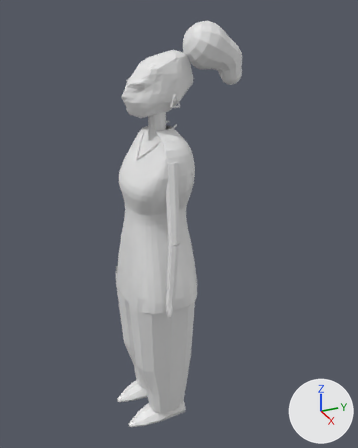
Two versions of the Blender file lba2-remaster/art/characters/zoe/zoe_poly.blend, one commit apart.
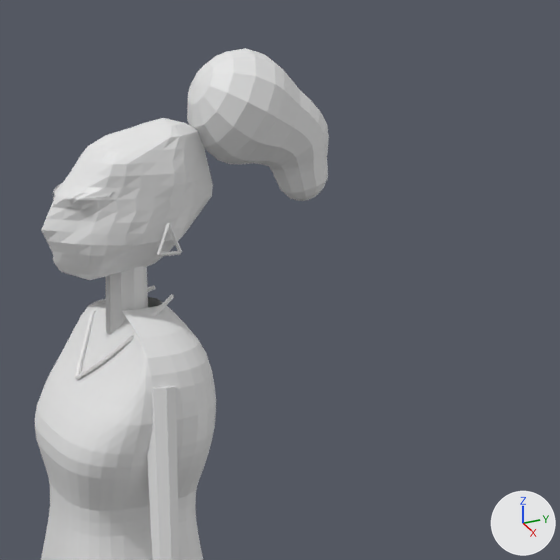
Old and new are each drawn whole from a 50 mm lens placed at (2.054, -0.788, 2.144), pointed at (-0.025, 0.148, 1.105) and again close up on the part from 29% to 95% of the width and 0% to 53% of the height. The lights are fixed; the arrows at lower right show +X, +Y and +Z. The last two pictures show the newer version.

The first close-up shows 'zoe_bun', 'zoe_dress', 'zoe_head', 'zoe_neck', 'zoe_necklace', 'zoe_skin', 'zoe_upperL' and 4 more.
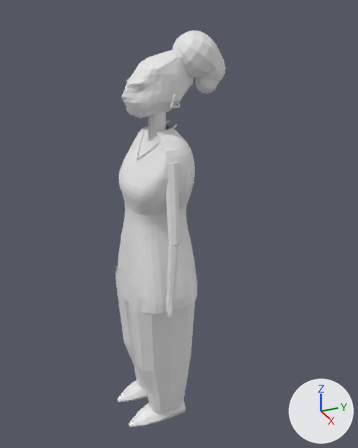
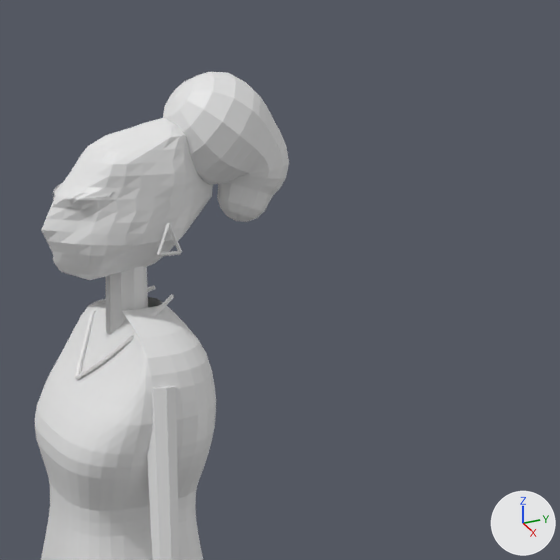
Boxes [x1, y1, x2, y2] around the edits, measured in the close-ups (560 x 560 px):
'zoe_bun', reshaped (11% narrower): before [187, 48, 329, 201]; after [163, 72, 289, 222]

What changed in the scene script:
```text
Change me_zoe_bun:
    used by ob_zoe_bun; location = (0.0, 0.0, 0.0)
    remove me_zoe_bun.from_pydata(...)  # 206 vertices, 216 faces; spans x -0.101..0.101, y 0.162..0.448, z 1.777..2.053
    add me_zoe_bun.from_pydata(...)  # 206 vertices, 216 faces; spans x -0.101..0.101, y 0.11..0.358, z 1.745..2.015
    me_zoe_bun part 1: 206 of 206 vertices moved; they spanned x -0.101..0.101, y 0.162..0.448, z 1.777..2.053 and now span x -0.101..0.101, y 0.11..0.358, z 1.745..2.015; mean shift (0.0, -0.089, -0.035)
```
